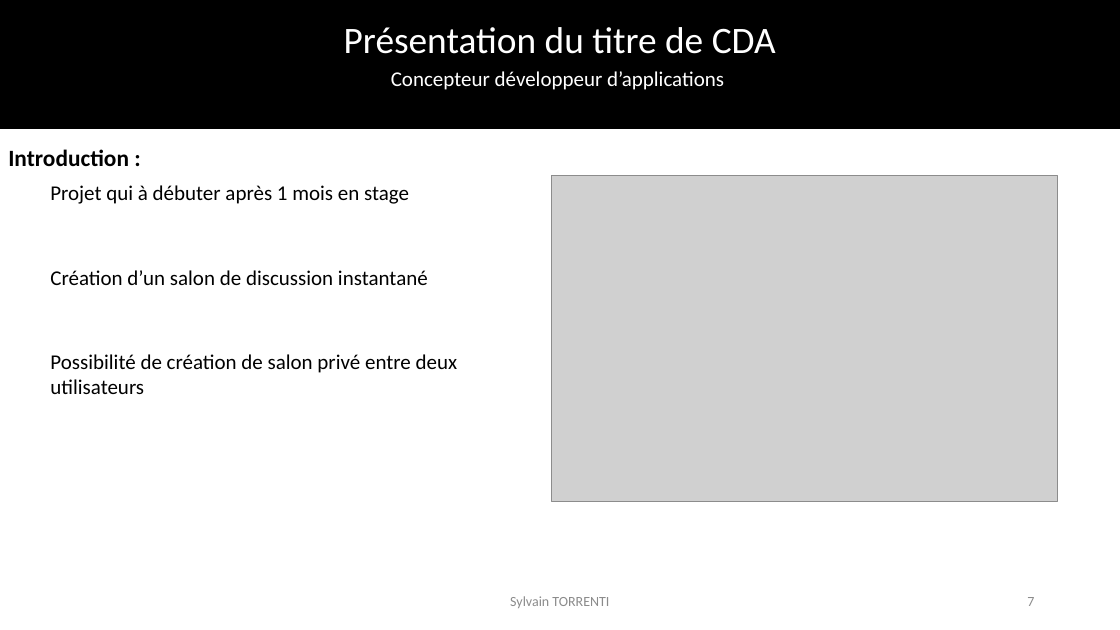
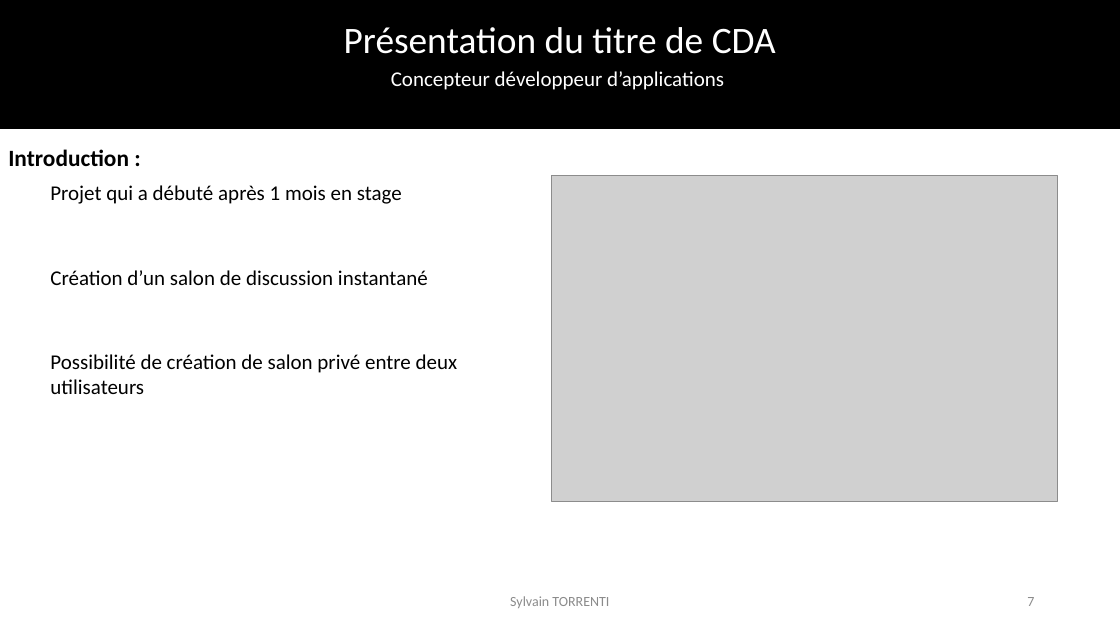
Before and after one commit to SylvainTorrenti/PERSO-Dossier-Projet, a slide deck: slide 7 of Presentation examen final.pptx. Drawn at 1120x630 pixels with LibreOffice and Linux fonts; fonts in the diff are those of the drawing; grey boxes stand for pictures; background and template pictures are left out. Boxes give left, top, right and bottom in pixels: in the first picture for what was removed or moved away, otherwise in the second. Text is boxed around its words. In the diff, an @@ line names an element or a change of style, - is before the commit and + after.

```diff
--- a/Presentation examen final.pptx
+++ b/Presentation examen final.pptx
@@ text at <box>50,185,402,204</box>: text changed @@
-Projet qui à débuter après 1 mois en stage
+Projet qui a débuté après 1 mois en stage
```
Also in this commit, not shown: 33 other slides changed, 36 slides added, 1 slide removed, 6 other files.
